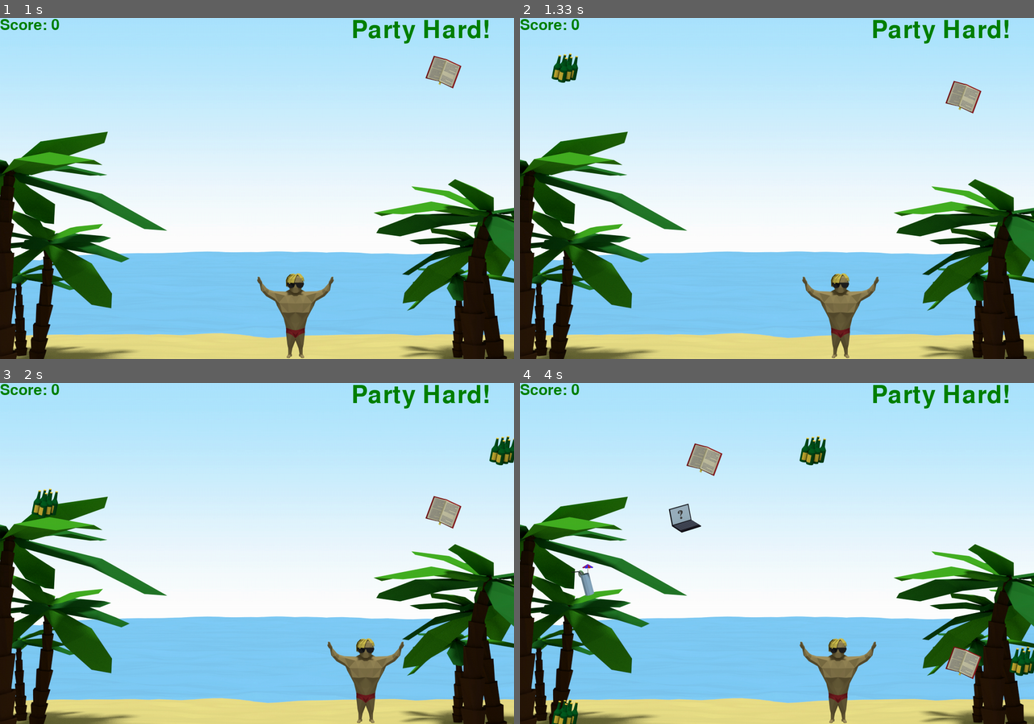
Above: before the commit, frames 1-4 (two rows, left to right).
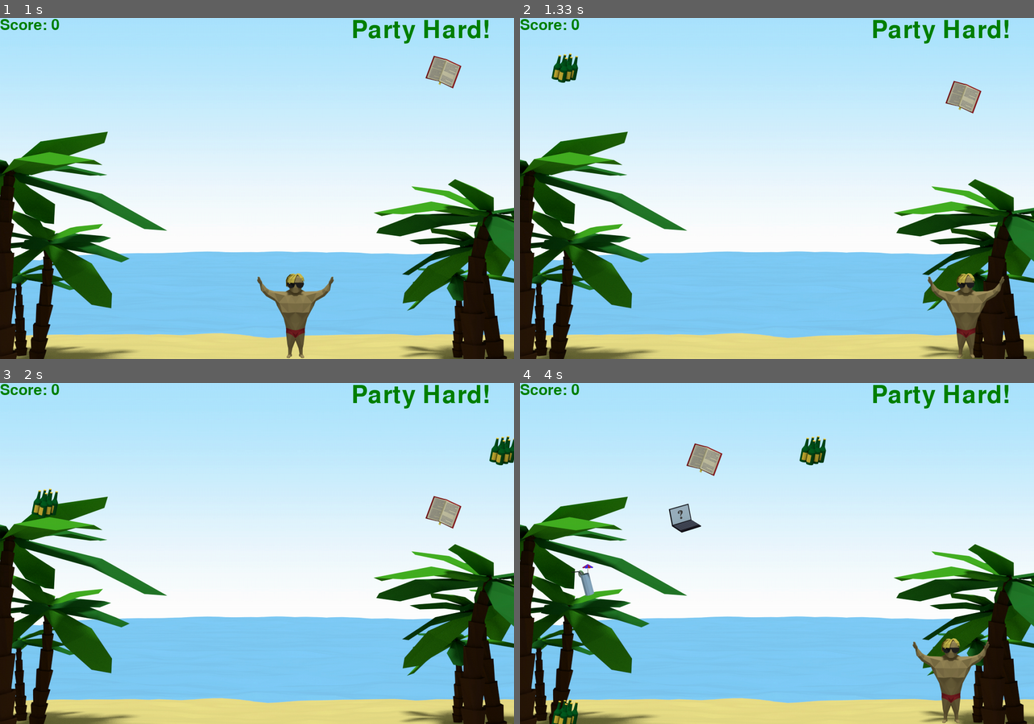
Above: after the commit, the same moments.

Repository: jlee7/ggj2015
Game: pygame game, started from partyhard/main.py
Same seed, same stepped clock (60 frames per second), same inputs: the game is played once before the commit and once after it. The source is Python 2; it was converted automatically to run under Python 3.
Inputs:
- Up to frame 1 (1 s): tap M at 0.33, 0.67 s
- Up to frame 2 (1.33 s): hold D from 1 s (still down)
- Up to frame 3 (2 s): release D at 1.47 s; hold D 1.5-1.97 s
- Up to frame 4 (4 s): hold A 2-2.53 s; hold A 2.57-2.97 s; hold D 3-3.63 s; hold A from 3.67 s (still down)

Frame 1 is identical in both runs. In frame 2, 2.5% of the frame differs, in the area x 54-95%, y 74-100%; in frame 3, 1.3%; in frame 4, 2.9%, in the area x 54-100%, y 74-100%.

Commit message:
mit sound

Diff:
--- a/partyhard/dude.py
+++ b/partyhard/dude.py
@@ -12,7 +12,7 @@
     	self.rect.y = y_pos
 
     def moveRight(self):
-    	self.rect.x += 5
+    	self.rect.x += 30
 
     def moveLeft(self):
-    	self.rect.x -= 5
+    	self.rect.x -= 30
--- a/partyhard/game_sound.py
+++ b/partyhard/game_sound.py
@@ -14,6 +14,10 @@
 
     #----------------------------------------------------------------------
 
-    def load_main_track(self):
+    def load_party_track(self):
         sound = pygame.mixer.Sound("assets/rock2.WAV")
         return sound
+
+    def load_study_track(self):
+    	sound = pygame.mixer.Sound("assets/dream.WAV")
+    	return sound
--- a/partyhard/game_view.py
+++ b/partyhard/game_view.py
@@ -56,8 +56,9 @@
         pygame.display.flip()
         # sound
         self.game_sound = GameSound()
-        main_track = self.game_sound.load_main_track()
-        #main_track.play(-1)
+        self.party_track = self.game_sound.load_party_track()
+        self.party_track.play(-1)
+        self.study_track = self.game_sound.load_study_track()
 
     #----------------------------------------------------------------------
 
@@ -106,9 +107,13 @@
             if self.game_model.partytime == True:
                 self.background = pygame.image.load(BACKGROUND_PARTYTIME)
                 self.modetext = self.modelist[0]
+                self.study_track.stop()
+                self.party_track.play(-1)
             else:
                 self.background = pygame.image.load(BACKGROUND_STUDYTIME)
                 self.modetext = self.modelist[1]
+                self.party_track.stop()
+                self.study_track.play(-1)
 
 
         # DRAW SHIT
